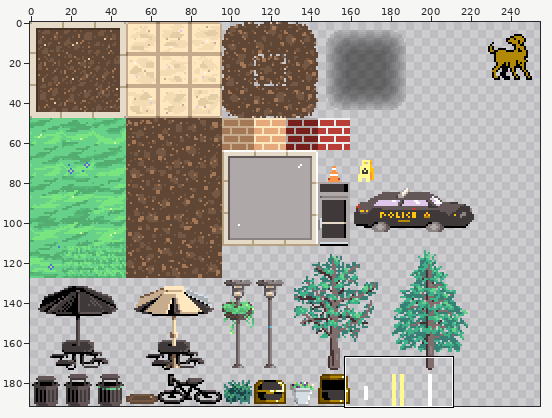
Sprite sheet, stored at RGRPG/Assets/Resources/Sprites/Pixel/umbc_tile_1_0.png. The first picture is a wide view before the edit; the outline marks the close-up.
Close-up. The starting point:
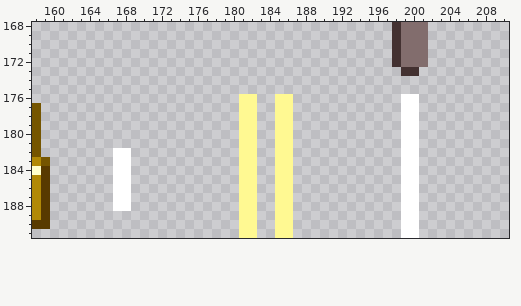
The file is 256x192 pixels. Pixels under 10% opacity are left out. Colours within 5 levels of each other are drawn and written as one. Shown: x 158..210, y 168..191. The wide view leaves out empty margins.
New version:
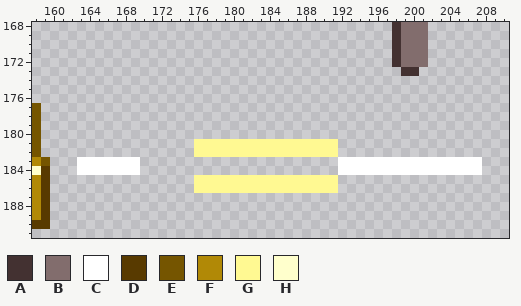
Palette (. is transparent): A #433131  B #826d6d  C #ffffff  D #583a00  E #755500  F #b18906  G #fff992  H #ffffcc
Log entry: rotate road lines
From old to new:
Colour C now appears in rows 183 to 184 at x 163 to 166, 169, 192 to 198 and 201 to 207.
Colour G now appears in rows 181 to 182 at x 176 to 180, 183 to 184 and 187 to 191; in rows 185 to 186 at x 176 to 180, 183 to 184 and 187 to 191.
Colour C is removed in rows 176 to 181 at x 199 to 200; in row 182 at x 167 to 168 and 199 to 200; in rows 185 to 188 at x 167 to 168 and 199 to 200; in rows 189 to 191 at x 199 to 200.
Colour G is removed in rows 176 to 180 at x 181 to 182 and 185 to 186; in rows 183 to 184 at x 181 to 182 and 185 to 186; in rows 187 to 191 at x 181 to 182 and 185 to 186.
